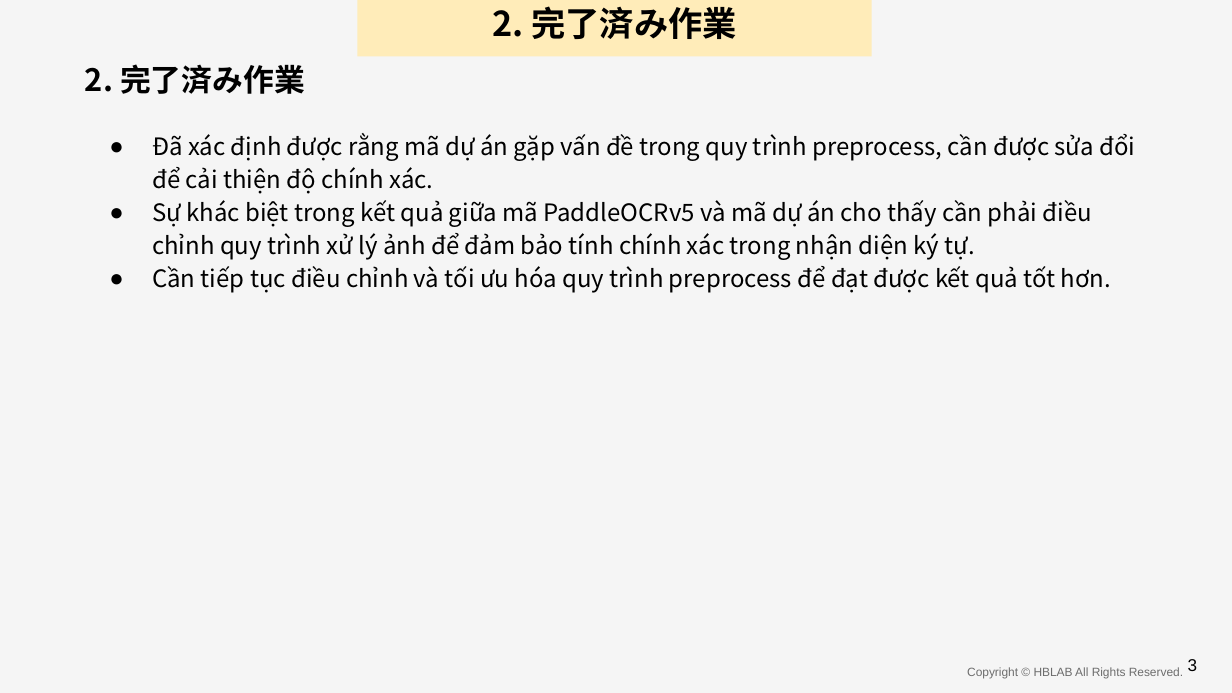
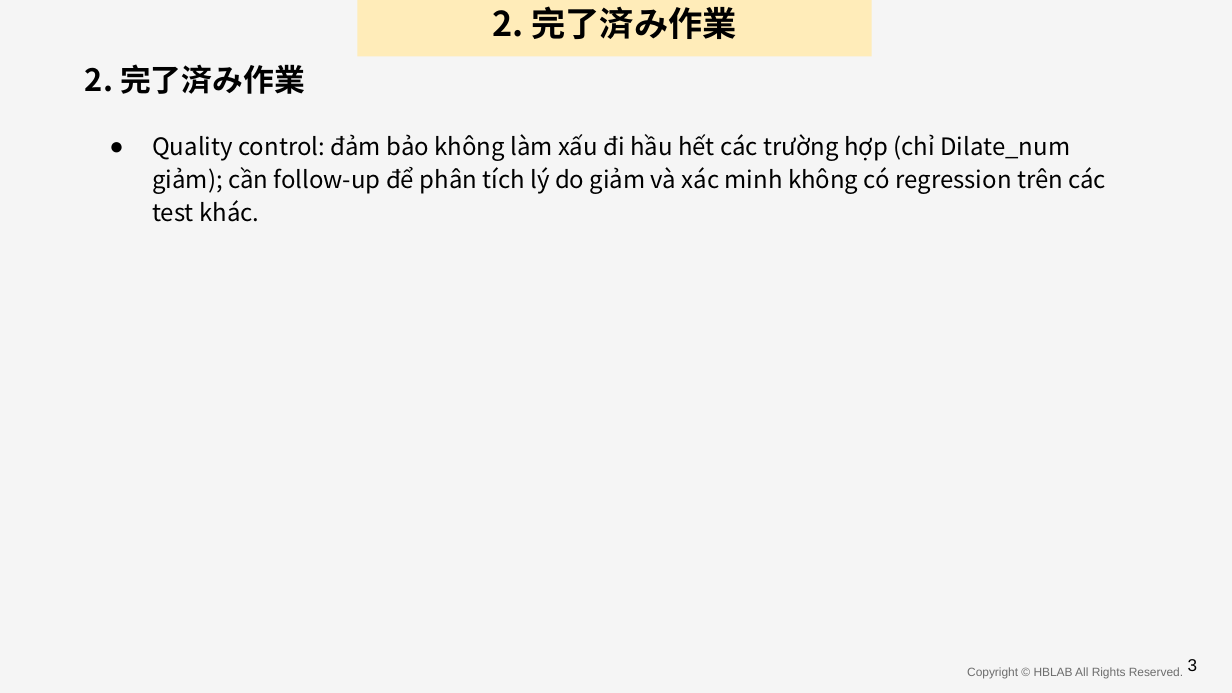
Before and after one commit to anhnvVNU/slide_maker, a slide deck: slide 15 of output/final_presentation.pptx. Drawn at 1232x693 pixels with LibreOffice and Linux fonts; fonts in the diff are those of the drawing; background and template pictures are left out. Boxes give left, top, right and bottom in pixels: in the first picture for what was removed or moved away, otherwise in the second. Text is boxed around its words. In the diff, an @@ line names an element or a change of style, - is before the commit and + after.

```diff
--- a/output/final_presentation.pptx
+++ b/output/final_presentation.pptx
@@ text at <box>152,134,1106,222</box>: text changed @@
-● Đã xác định được rằng mã dự án gặp vấn đề trong quy trình preprocess, cần được sửa đổi để cải thiện độ chính xác.
-● Sự khác biệt trong kết quả giữa mã PaddleOCRv5 và mã dự án cho thấy cần phải điều chỉnh quy trình xử lý ảnh để đảm bảo tính chính xác trong nhận diện ký tự.
-● Cần tiếp tục điều chỉnh và tối ưu hóa quy trình preprocess để đạt được kết quả tốt hơn.
+● Quality control: đảm bảo không làm xấu đi hầu hết các trường hợp (chỉ Dilate_num giảm); cần follow-up để phân tích lý do giảm và xác minh không có regression trên các test khác.
```
Also in this commit, not shown: 12 other slides changed, 2 slides added, 7 slides removed, 11 other files.
